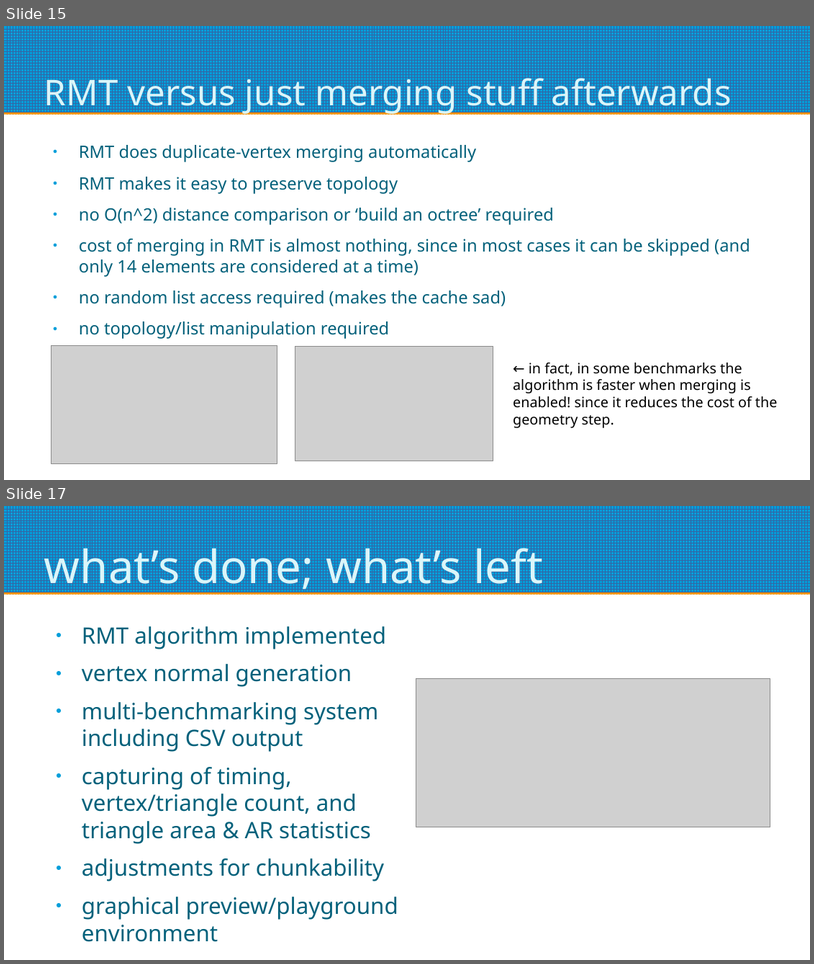
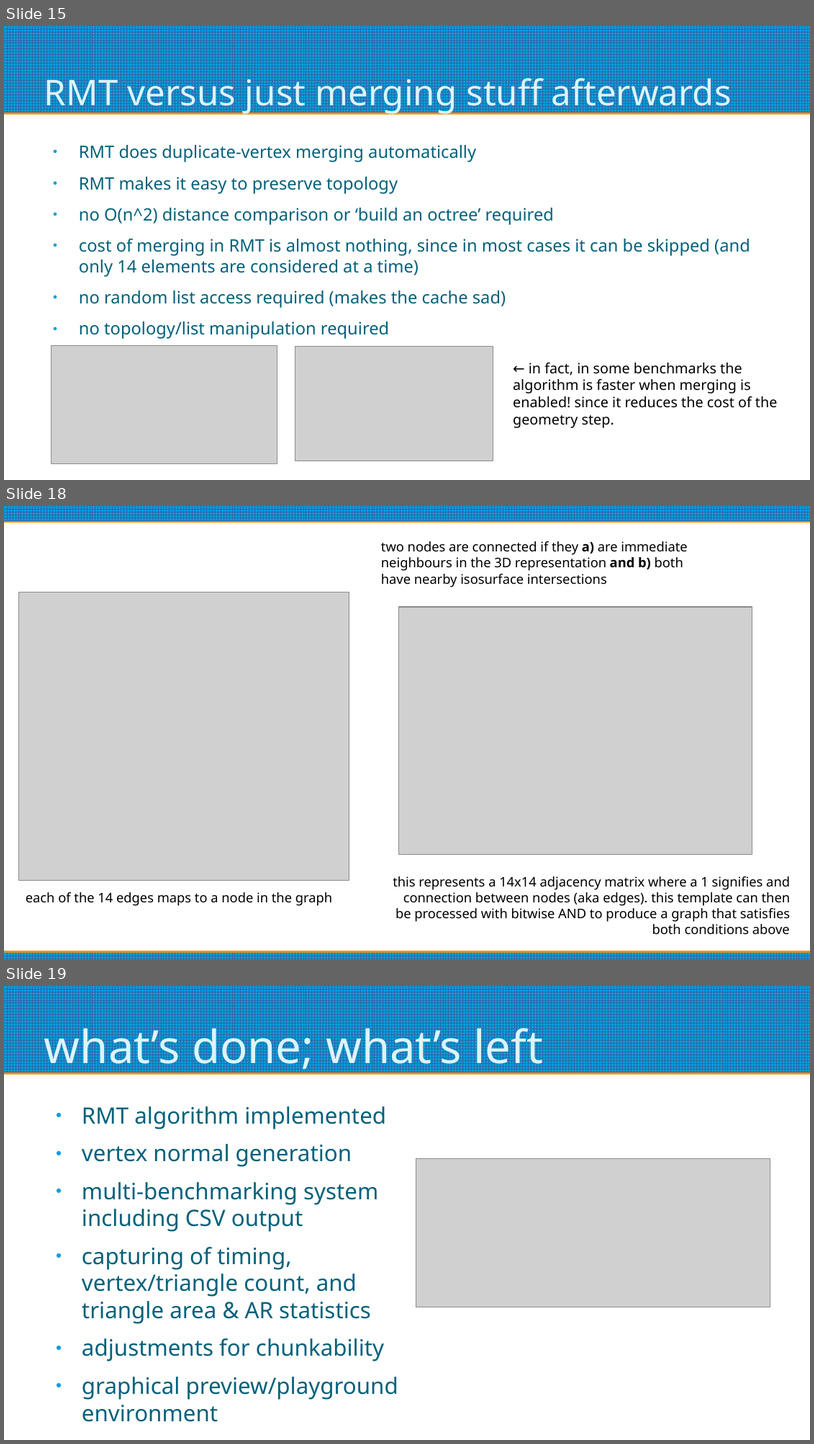
Before and after one commit to oculometric/marching-tetrahedra-fyp, a slide deck: doc/mid project review.odp. Shown one above the other, each under a label of ours: slides 15 and 17 before the commit, slides 15, 18 and 19 after it; the slides between them are not shown. The pictures are 814x964 and 814x1444 pixels, drawn with LibreOffice and Linux fonts; fonts in the diff are those of the drawing; grey boxes stand for pictures. Boxes give left, top, right and bottom in pixels: in the first picture for what was removed or moved away, otherwise in the second. Text is boxed around its words. In the diff, an @@ line names an element or a change of style, - is before the commit and + after.

```diff
--- a/doc/mid project review.odp
+++ b/doc/mid project review.odp
@@ slide 18 added at [4,506,810,960], background #FFFFFF @@
@@ rectangle added at [4,506,810,520], fill pattern #3465A4 on #009EDA @@
@@ text added at [381,541,687,587], 13 pt, text #000000 @@
+two nodes are connected if they a) are immediate neighbours in the 3D representation and b) both have nearby isosurface intersections
@@ picture added at [18,592,350,880] @@
@@ picture added at [399,607,754,854] @@
@@ text added at [26,892,332,906], 13 pt, text #000000 @@
+each of the 14 edges maps to a node in the graph
@@ text added at [393,876,791,934], 13 pt, text #000000 @@
+this represents a 14x14 adjacency matrix where a 1 signifies and connection between nodes (aka edges). this template can then be processed with bitwise AND to produce a graph that satisfies both conditions above
@@ rectangle added at [4,952,810,960], fill pattern #3465A4 on #009EDA @@
@@ what was slide 17 is now slide 19 @@
```
Also in this commit, not shown: 2 other slides added, 1 slide removed.
